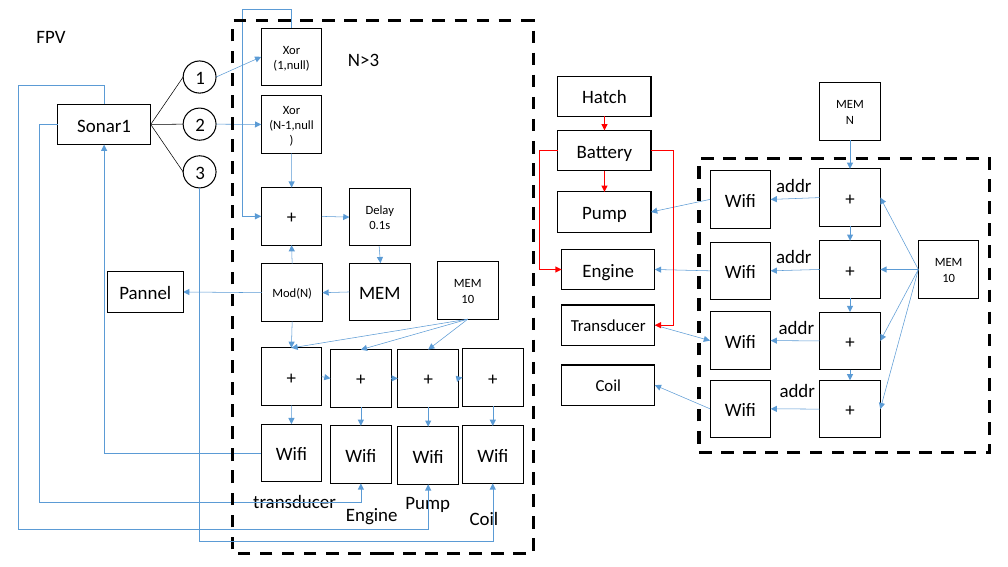
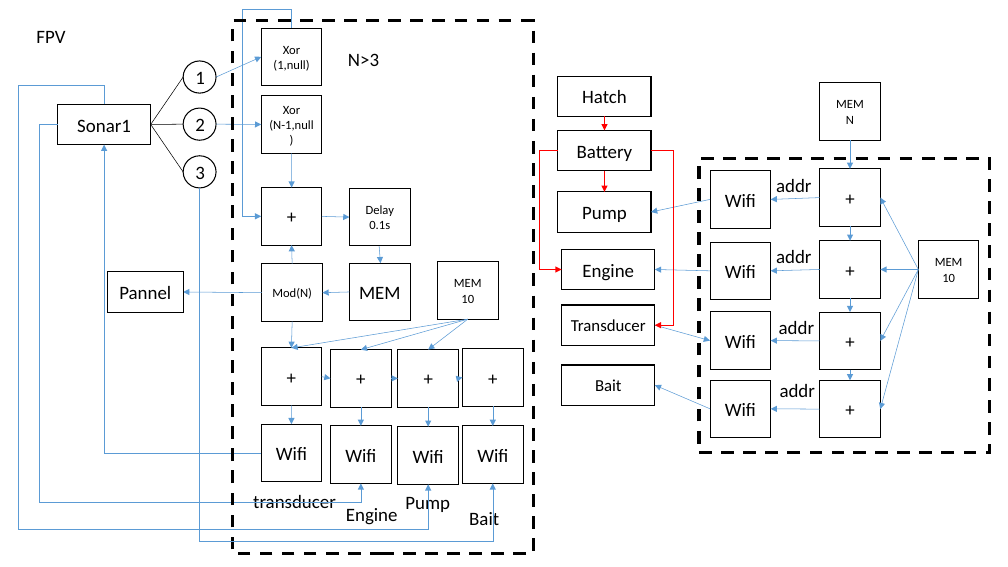
Before and after one commit to panhao4812/GameTools, a slide deck: slide 6 of BaroAngEditor/BaroAngEditor/mods/Lines.pptx (slide 7 before the commit). Drawn at 1008x567 pixels with LibreOffice and Linux fonts; fonts in the diff are those of the drawing. Boxes give left, top, right and bottom in pixels: in the first picture for what was removed or moved away, otherwise in the second. Text is boxed around its words. In the diff, an @@ line names an element or a change of style, - is before the commit and + after.

```diff
--- a/BaroAngEditor/BaroAngEditor/mods/Lines.pptx
+++ b/BaroAngEditor/BaroAngEditor/mods/Lines.pptx
@@ text in rectangle at [595,379,622,391]: text changed @@
-Coil
+Bait
@@ text at [469,509,499,530]: text changed @@
-Coil
+Bait
```
Also in this commit, not shown: 3 other slides changed, 1 slide added.
